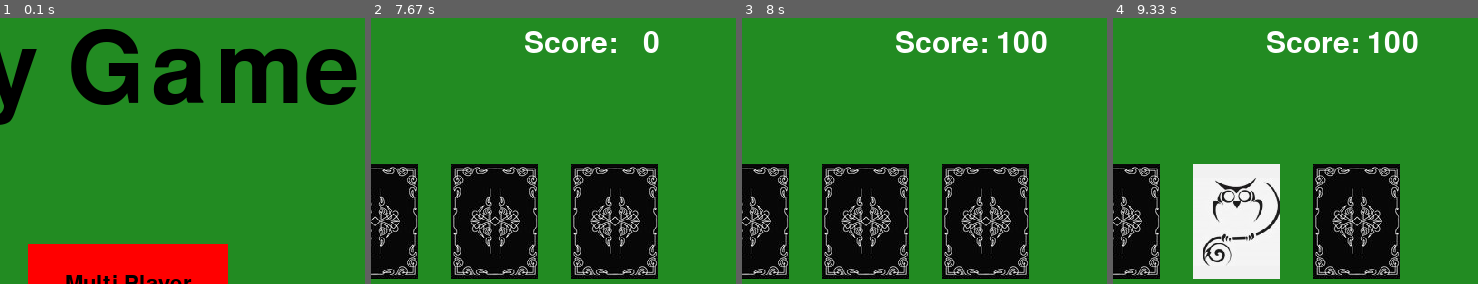
Above: before the commit, frames 1-4 (left to right).
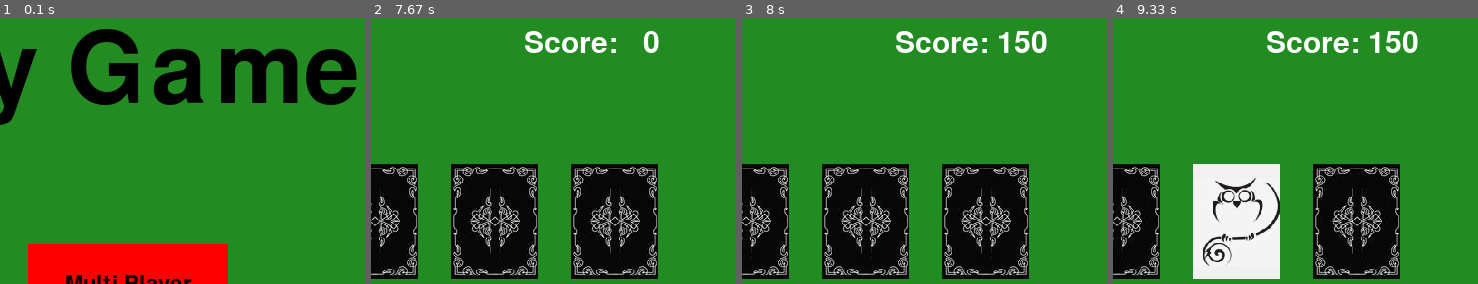
Above: after the commit, the same moments.

Repository: kzhangdz/CSC4992Project
Game: pygame game, started from main.py
Two runs of this game, one before a commit and one after it. Both use one fixed random seed, a clock stepped at 60 frames per second and the inputs below.
Inputs (mouse positions are % of the whole screen's width and height, from its top left):
- Up to frame 1 (0.1 s): type "1 (at the terminal prompt)" at 0 s
- Up to frame 2 (7.67 s): click (24, 51) at 0.88 s; click (50, 50) at 1.23 s; click (45, 79) at 2.82 s; move the mouse to (47, 31) at 3.1 s; click (47, 31) at 3.33 s; click (72, 41) at 3.95 s; click (84, 47) at 4.98 s; move the mouse to (18, 28) at 5.8 s; click (18, 28) at 6.13 s; move the mouse to (19, 62) at 6.6 s; click (19, 62) at 6.93 s; move the mouse to (89, 76) at 7.4 s
- Up to frame 3 (8 s): click (89, 76) at 7.73 s
- Up to frame 4 (9.33 s): move the mouse to (73, 35) at 8.77 s; click (73, 35) at 9.03 s
The pictures show only the part of the screen within x 50-100%, y 0-50%; the shares and areas given below are measured in that part.

Frames 1-2 are identical in both runs. In frame 3, 0.3% of the frame differs, in the area x 70-79%, y 4-14%; in frame 4, 0.3%.

Commit message:
modified score algorithm

Diff:
--- a/cardDeck.py
+++ b/cardDeck.py
@@ -98,6 +98,7 @@
                 self.deck[secondCardIndex].setStatus(CardStatus.solved)
 
                 #increase score
+                score.raiseMultiplier()
                 score.raiseScore()
                 score.displayScore()
                 pygame.display.update()
@@ -113,6 +114,9 @@
                 #update state to back
                 self.deck[firstCardIndex].setStatus(CardStatus.back)
                 self.deck[secondCardIndex].setStatus(CardStatus.back)
+
+                #reset score multiplier
+                score.resetMultiplier()
 
         #may need to call checkAllFaceUp function
 
--- a/score.py
+++ b/score.py
@@ -6,11 +6,20 @@
 class Score:
     def __init__(self):
         self.score = 0
+        self.multiplier = 0 #how many cards have been matched in a row
+
+    def raiseMultiplier(self):
+        self.multiplier += 1
+
+    def resetMultiplier(self):
+        self.multiplier = 0
 
     def raiseScore(self):
         'increase score'
         #FIXME: Implement a more complex algorithm
-        self.score += 100
+        bonus = self.multiplier * 50
+        scoreAddition = 100 + bonus
+        self.score = self.score + scoreAddition
 
     def displayScore(self):
         x = DISPLAY_WIDTH * 0.75
